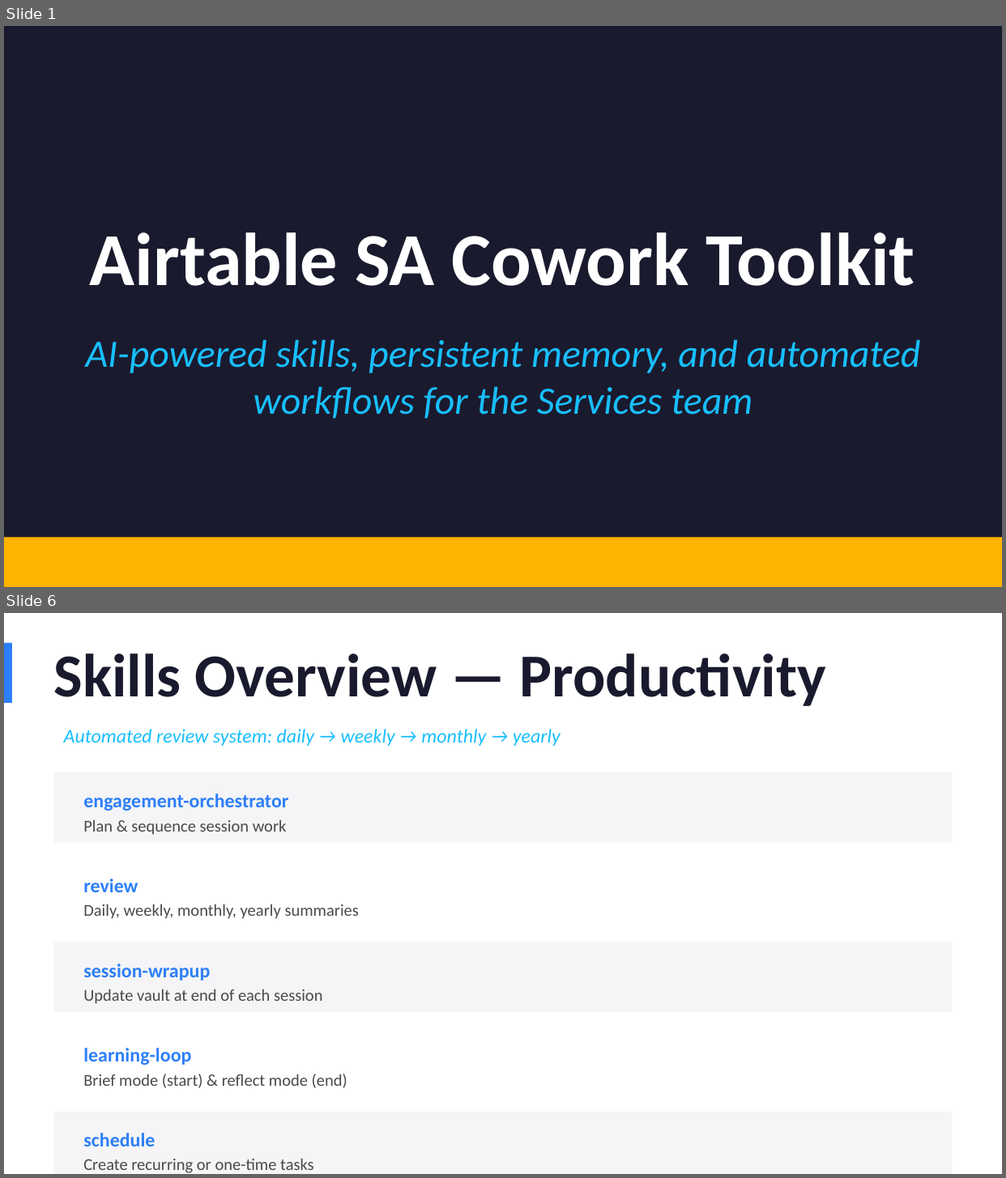
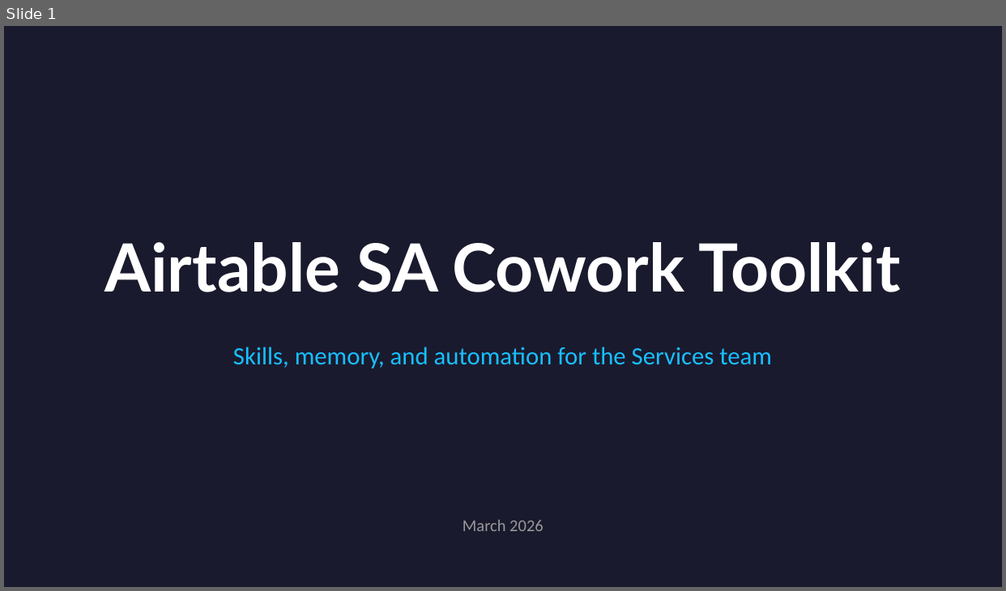
Before and after one commit to dsteven12/airtable-sa-skills, a slide deck: docs/SA-Cowork-Toolkit-Overview.pptx. Shown one above the other, each under a label of ours: slides 1 and 6 before the commit, slide 1 after it; the slides between them are not shown. The pictures are 1006x1178 and 1006x591 pixels, drawn with LibreOffice and Linux fonts; fonts in the diff are those of the drawing. Boxes give left, top, right and bottom in pixels: in the first picture for what was removed or moved away, otherwise in the second. Text is boxed around its words. In the diff, an @@ line names an element or a change of style, - is before the commit and + after.

Commit message:
Initial commit: 26 Cowork skills, vault scaffold, CLAUDE.md template, onboarding docs, overview deck

```diff
--- a/docs/SA-Cowork-Toolkit-Overview.pptx
+++ b/docs/SA-Cowork-Toolkit-Overview.pptx
@@ slide 6 removed at (x1=4, y1=613, x2=1002, y2=1174), background #FFFFFF @@
@@ rectangle removed at (x1=4, y1=643, x2=12, y2=703) @@
@@ text removed at (x1=54, y1=653, x2=825, y2=706) @@
-Skills Overview — Productivity
@@ text removed at (x1=64, y1=729, x2=560, y2=746) @@
-Automated review system: daily → weekly → monthly → yearly
@@ rectangle removed at (x1=54, y1=773, x2=952, y2=842) @@
@@ text removed at (x1=83, y1=794, x2=288, y2=811) @@
-engagement-orchestrator
@@ text removed at (x1=83, y1=820, x2=287, y2=835) @@
-Plan & sequence session work
@@ rectangle removed at (x1=54, y1=858, x2=952, y2=927) @@
@@ text removed at (x1=83, y1=879, x2=138, y2=892) @@
-review
@@ text removed at (x1=83, y1=904, x2=359, y2=919) @@
-Daily, weekly, monthly, yearly summaries
@@ rectangle removed at (x1=54, y1=943, x2=952, y2=1012) @@
@@ text removed at (x1=83, y1=964, x2=210, y2=981) @@
-session-wrapup
@@ text removed at (x1=83, y1=989, x2=323, y2=1004) @@
-Update vault at end of each session
@@ rectangle removed at (x1=54, y1=1027, x2=952, y2=1097) @@
@@ text removed at (x1=83, y1=1048, x2=191, y2=1065) @@
-learning-loop
@@ text removed at (x1=83, y1=1074, x2=347, y2=1088) @@
-Brief mode (start) & reflect mode (end)
@@ rectangle removed at (x1=54, y1=1112, x2=952, y2=1174) @@
@@ text removed at (x1=83, y1=1133, x2=155, y2=1147) @@
-schedule
@@ text removed at (x1=83, y1=1158, x2=314, y2=1174) @@
-Create recurring or one-time tasks
@@ slide 1 changed as well @@
@@ text "Airtable SA Cowork Toolkit" at (x1=104, y1=242, x2=901, y2=292): size 54 to 48 pt, font Calibri to Lato @@
@@ text at (x1=233, y1=347, x2=772, y2=369): text changed; size 28 to 18 pt; italic off @@
-AI-powered skills, persistent memory, and automated workflows for the Services team
+Skills, memory, and automation for the Services team
@@ text added at (x1=462, y1=520, x2=543, y2=531), 12 pt, text #999999 @@
+March 2026
@@ rectangle removed at (x1=4, y1=537, x2=1002, y2=587) @@
```
Also in this commit, not shown: 11 slides added, 10 other slides removed.
